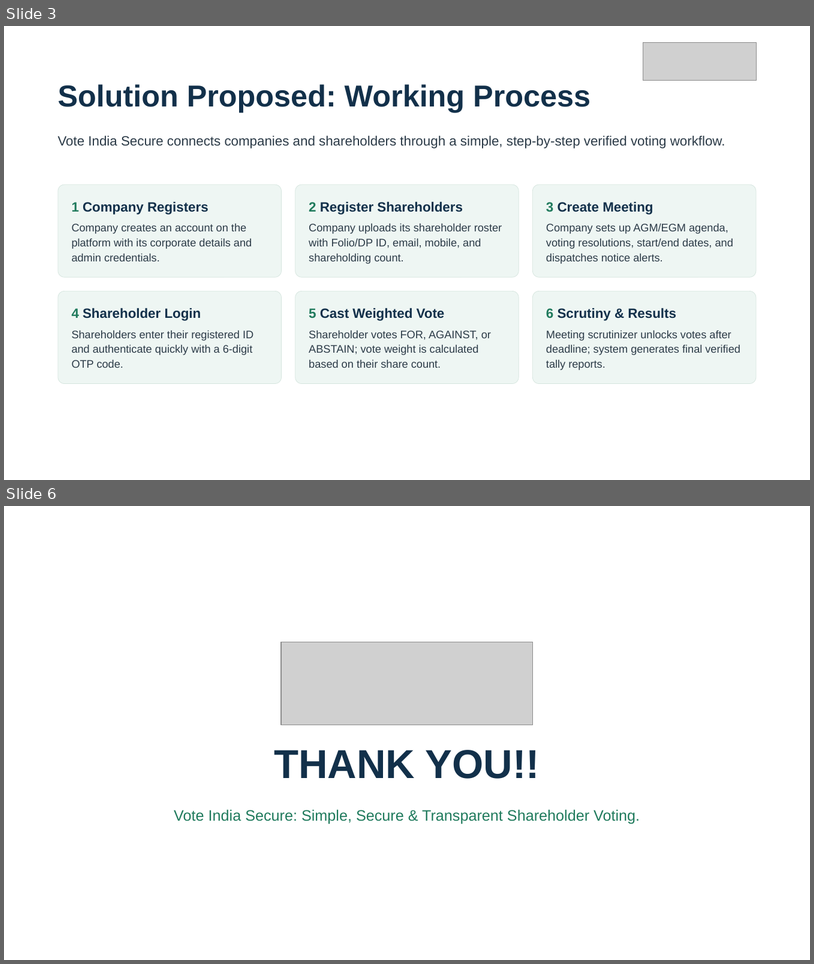
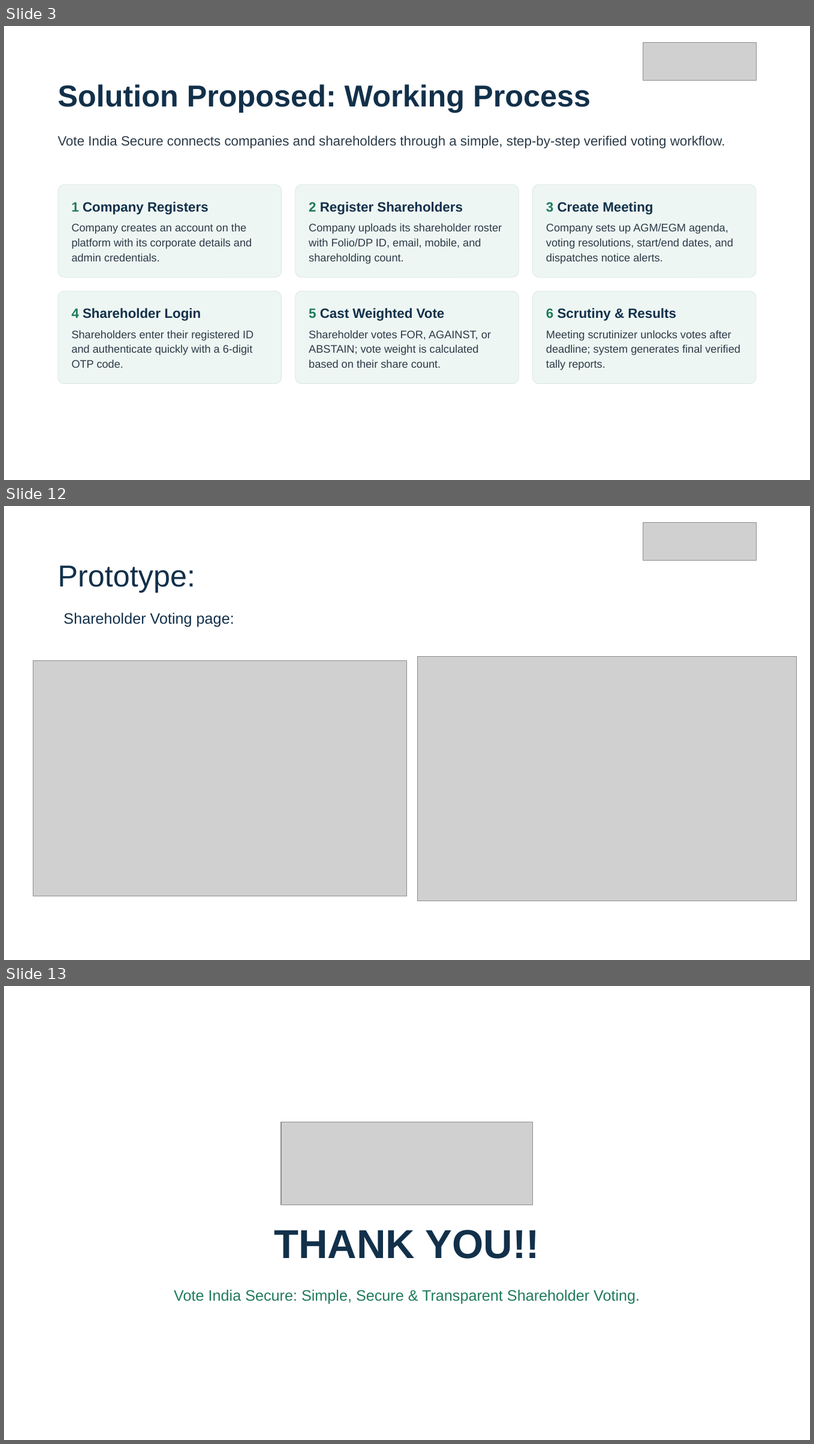
Before and after one commit to Arunkumar30102006/Shareholder-voting-platform, a slide deck: Vote_India_Secure_Review-0.pptx. Shown one above the other, each under a label of ours: slides 3 and 6 before the commit, slides 3, 12 and 13 after it; the slides between them are not shown. The pictures are 814x964 and 814x1444 pixels, drawn with LibreOffice and Linux fonts; fonts in the diff are those of the drawing; grey boxes stand for pictures. Boxes give left, top, right and bottom in pixels: in the first picture for what was removed or moved away, otherwise in the second. Text is boxed around its words. In the diff, an @@ line names an element or a change of style, - is before the commit and + after.

```diff
--- a/Vote_India_Secure_Review-0.pptx
+++ b/Vote_India_Secure_Review-0.pptx
@@ slide 12 added at [4, 506, 810, 960], background #FFFFFF @@
@@ picture added at [644, 523, 757, 561] @@
@@ title added at [58, 565, 196, 592], 36 pt, text #12304A @@
+Prototype:
@@ text added at [63, 612, 234, 627], 18 pt, text #12304A @@
+Shareholder Voting page:
@@ picture added at [33, 660, 408, 896] @@
@@ picture added at [418, 656, 797, 900] @@
@@ what was slide 6 is now slide 13 @@
```
Also in this commit, not shown: 3 slides changed, 6 other slides added, 18 other files.
